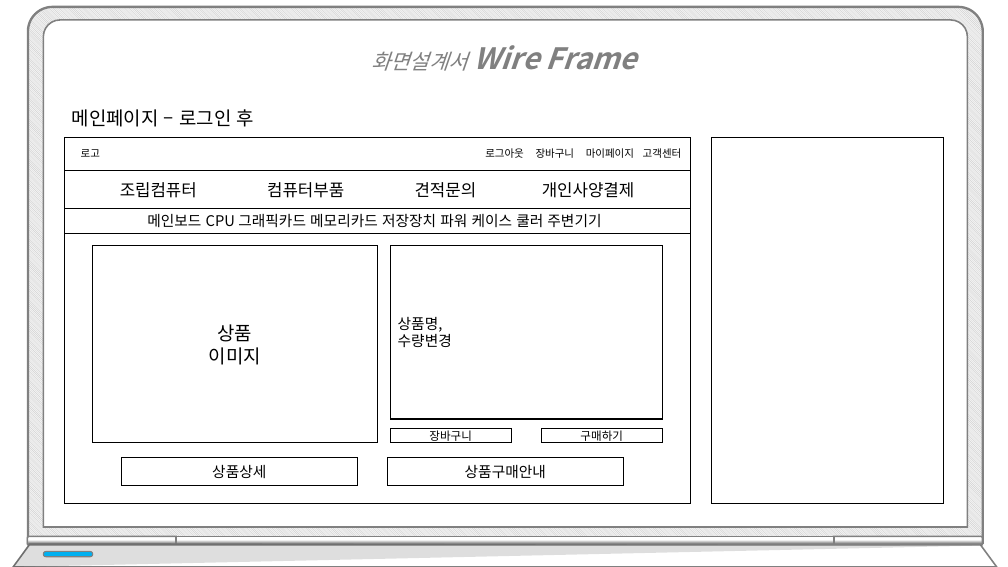
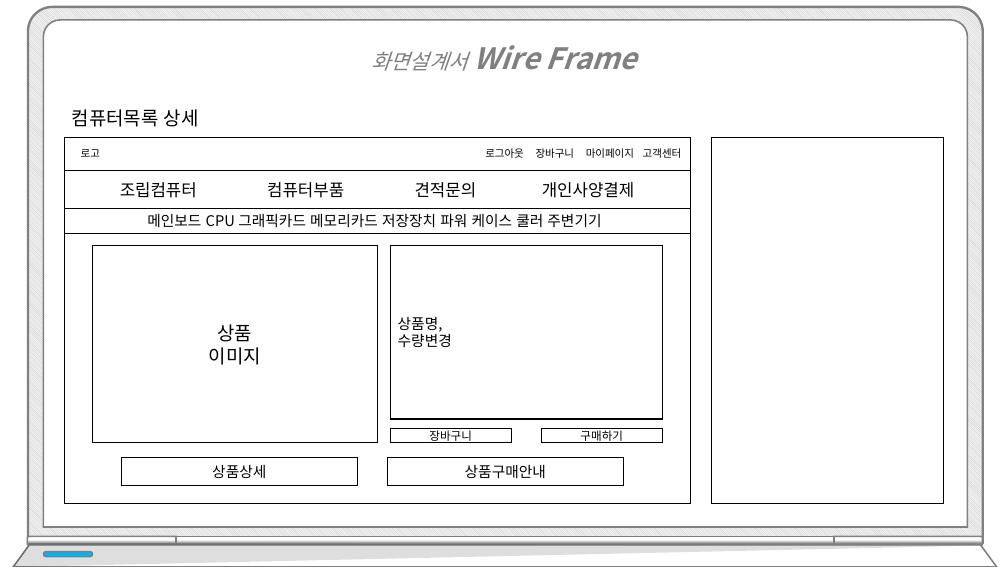
Before and after one commit to hhsw07/ezen-academy-projects, a slide deck: slide 25 of WebContent/발표/프로젝트5.pptx. Drawn at 1008x567 pixels with LibreOffice and Linux fonts; fonts in the diff are those of the drawing. Boxes give left, top, right and bottom in pixels: in the first picture for what was removed or moved away, otherwise in the second. Text is boxed around its words. In the diff, an @@ line names an element or a change of style, - is before the commit and + after.

```diff
--- a/WebContent/발표/프로젝트5.pptx
+++ b/WebContent/발표/프로젝트5.pptx
@@ text at bbox=[72, 109, 199, 127]: text changed @@
-메인페이지 – 로그인 후
+컴퓨터목록 상세
```
Also in this commit, not shown: 3 other slides changed, 5 slides added, 1 other file.
